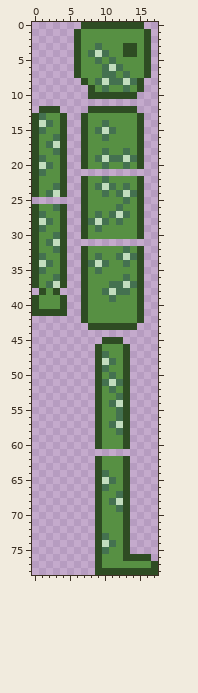
Sprite sheet: Cucumber.png. This is how it looked before the edit.
The file is 18x79 pixels.
New version:
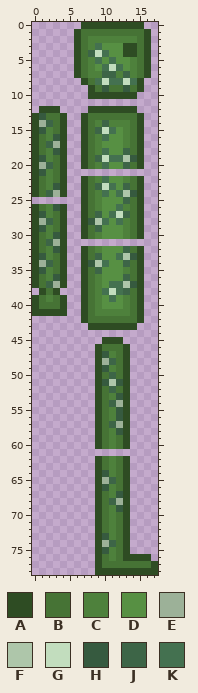
Palette (. is transparent): A #2e4c23  B #467335  C #4e813c  D #579043  E #9cb198  F #aec6aa  G #c2ddbe  H #365a3f  J #3d6547  K #447150
The exact change:
Changed rows in their new state; - is an unchanged pixel.
first column x 7:
 1 BBBBBBBBB
 2 BCCCCCCCB
 3 BC------B
 4 BJ------B
 5 BC-----CB
 6 BC-----CB
 7 BCCJJCJCB
 8 -B-------
 9 --BHBBHB-
first column x 1:
13 HBB----BBBBBBB
14 EJB----BCJCCCB
15 HCB----BJ---CB
16 BCH----BC---CB
17 BJE----BC---CB
18 BCH----BC---JB
19 HCB----BJ---FH
20 EJB----BC---JB
21 HCB-----------
22 BCB----BC---CB
23 BCH----BJ---JB
24 BJE----BC---FH
25 -------BC---JB
26 BCH----BC---CB
27 HCB----BJ---JB
28 EJB----HF---CB
29 HCB----BJ---CB
30 BCH----BC---CB
31 BJE-----------
32 BCH----BC---JB
33 HCB----BJ---FH
34 EJB----HF---JB
35 HCB----BJ---CB
36 BCH----BC---JB
37 BJE----BC---FH
38 -B-----BC---JB
39 BCB----BC---CB
40 BBB----BC---CB
41 -------BCCCCCB
42 -------BBBBBBB
first column x 10:
46 BBB----
47 HCB----
48 EJB----
49 HCB----
50 BJB----
51 HFH----
52 BJB----
53 BCH----
54 BJE----
55 BCH----
56 BCH----
57 BJE----
58 BCH----
59 BCB----
60 BCB----
62 BCB----
63 BCB----
64 HCB----
65 EJB----
66 HCB----
67 BCH----
68 BJE----
69 BCH----
70 BCB----
71 BCB----
72 BCB----
73 HCB----
74 EJB----
75 HCB----
76 BCB----
77 BBBBBBB
Pixel boxes of the changes (left, top, right, bottom) in both pictures:
changed: (39, 29, 151, 568)
